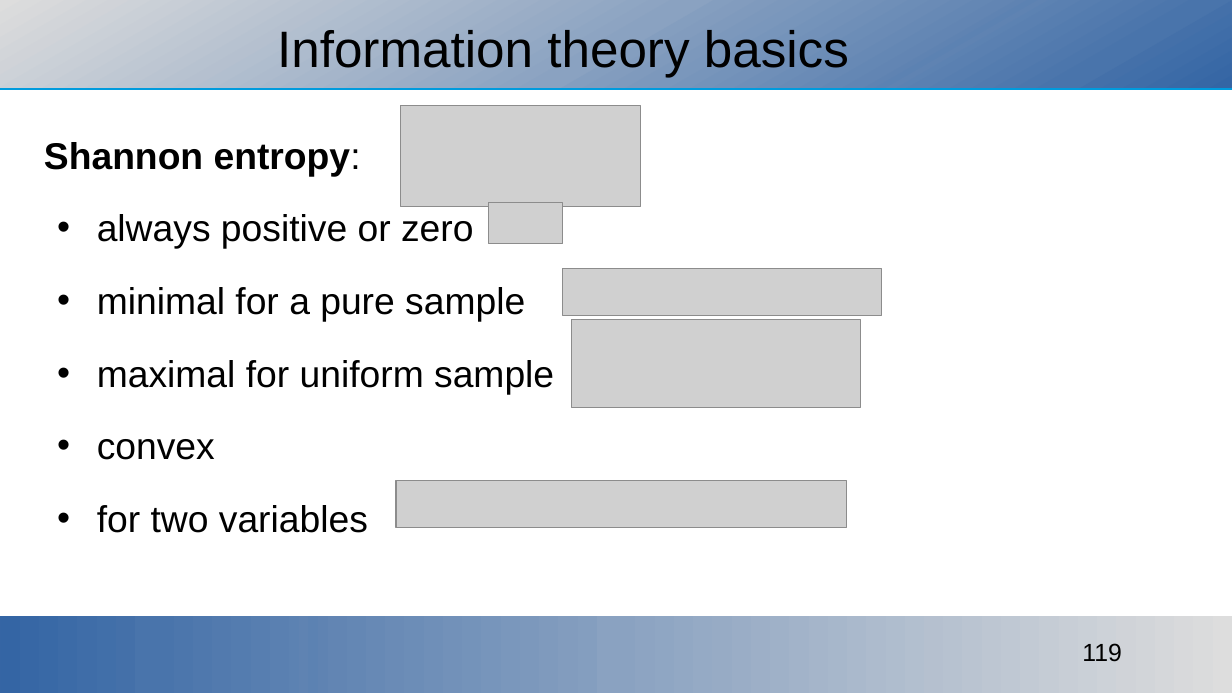
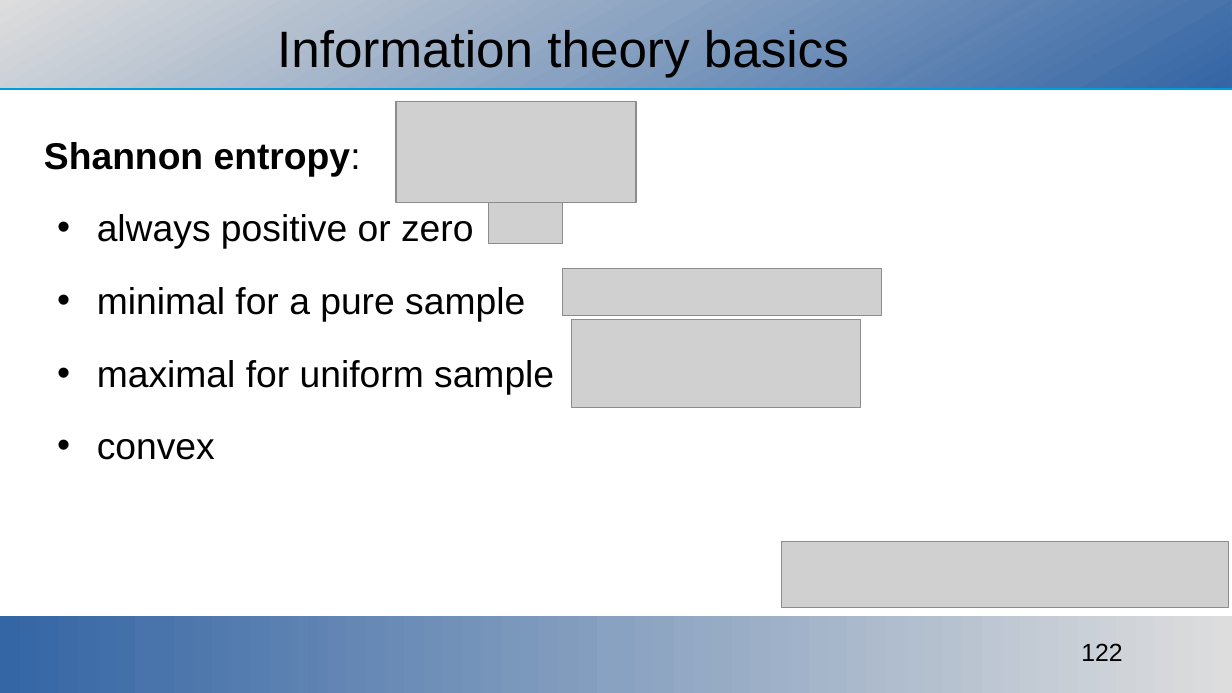
Before and after one commit to ajakovac/ML-in-Practice-I, a slide deck: slide 122 of ML in practice.odp (slide 119 before the commit). Drawn at 1232x693 pixels with LibreOffice and Linux fonts; fonts in the diff are those of the drawing; grey boxes stand for pictures; background and template pictures are left out. Boxes give left, top, right and bottom in pixels: in the first picture for what was removed or moved away, otherwise in the second. Text is boxed around its words. In the diff, an @@ line names an element or a change of style, - is before the commit and + after.

```diff
--- a/ML in practice.odp
+++ b/ML in practice.odp
@@ picture: place and size @@
-picture at (400, 105, 641, 206)
+picture at (396, 102, 636, 202)
@@ text at (97, 505, 368, 533): paragraph removed @@
-• for two variables
@@ picture: place and size @@
-picture at (396, 481, 846, 529)
+picture at (783, 541, 1229, 607)
@@ page number at (1081, 643, 1122, 661): text changed @@
-119
+122
```
Also in this commit, not shown: 8 other slides changed, 7 slides added, 1 slide removed, 3 other files.
